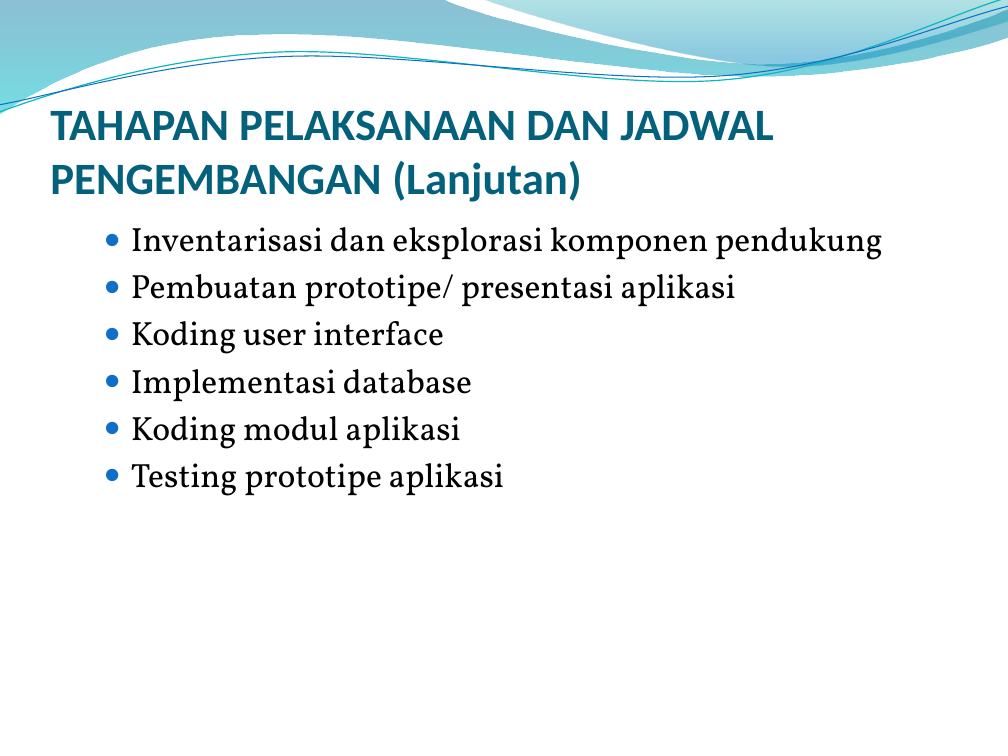
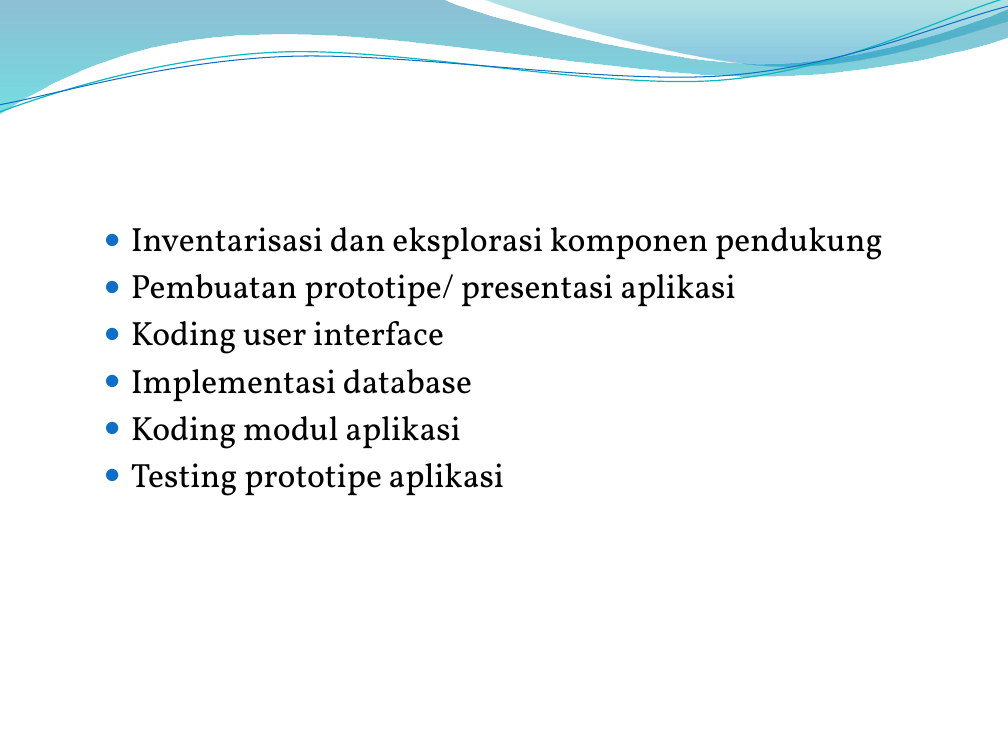
Before and after one commit to tarecha/mppl-f, a slide deck: slide 13 of Dokumen/Proposal/PPT E-PROCUREMENT SIM.pptx (slide 12 before the commit). Drawn at 1008x756 pixels with LibreOffice and Linux fonts; fonts in the diff are those of the drawing; background and template pictures are left out. Boxes give left, top, right and bottom in pixels: in the first picture for what was removed or moved away, otherwise in the second. Text is boxed around its words. In the diff, an @@ line names an element or a change of style, - is before the commit and + after.

```diff
--- a/Dokumen/Proposal/PPT E-PROCUREMENT SIM.pptx
+++ b/Dokumen/Proposal/PPT E-PROCUREMENT SIM.pptx
@@ title removed at (x1=50, y1=110, x2=773, y2=202) @@
-TAHAPAN PELAKSANAAN DAN JADWAL PENGEMBANGAN (Lanjutan)
```
Also in this commit, not shown: 12 other slides changed, 1 slide added, 1 slide removed.
